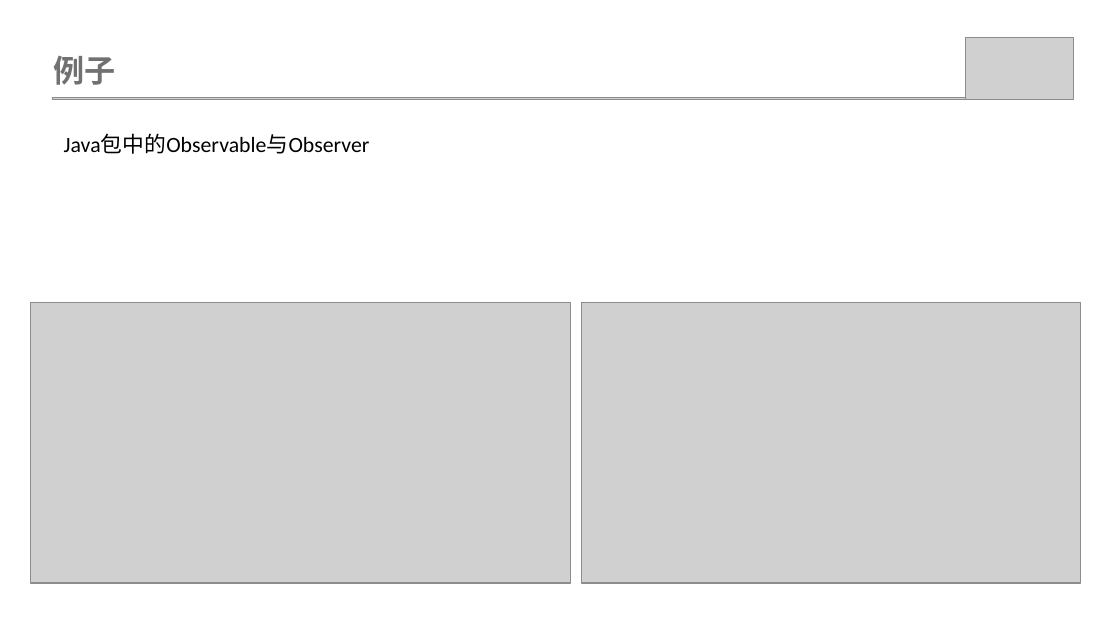
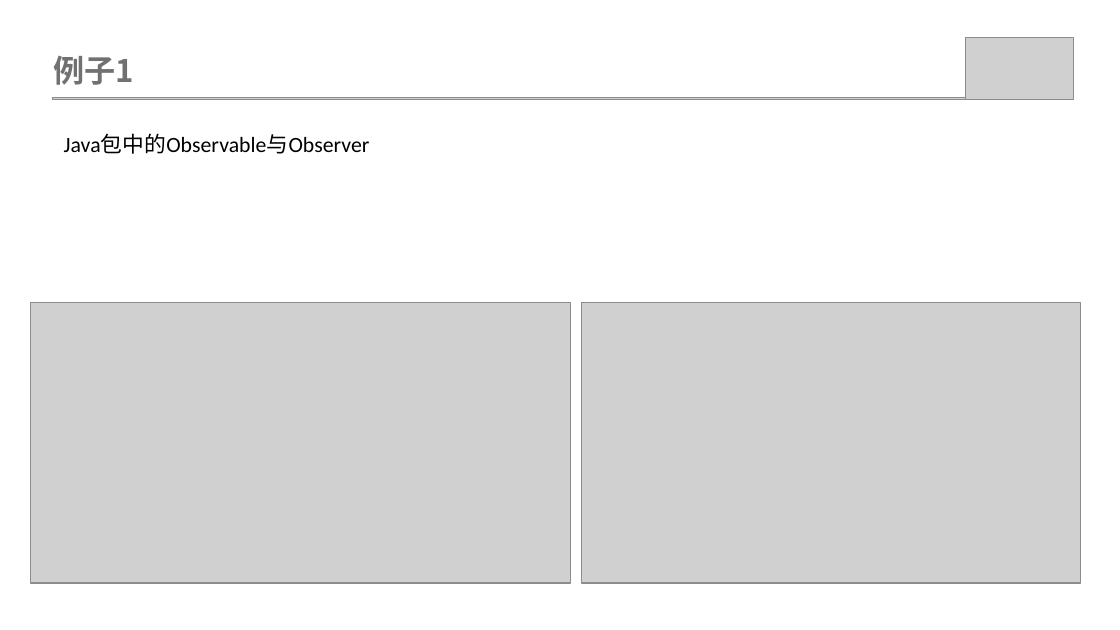
Before and after one commit to weiwangqiang/SharePPT, a slide deck: slide 7 of ObservableMode/观查者模式.pptx. Drawn at 1120x630 pixels with LibreOffice and Linux fonts; fonts in the diff are those of the drawing; grey boxes stand for pictures. Boxes give left, top, right and bottom in pixels: in the first picture for what was removed or moved away, otherwise in the second. Text is boxed around its words. In the diff, an @@ line names an element or a change of style, - is before the commit and + after.

```diff
--- a/ObservableMode/观查者模式.pptx
+++ b/ObservableMode/观查者模式.pptx
@@ text at <box>53,56,134,85</box>: text changed @@
-例子
+例子1
```
Also in this commit, not shown: 4 other slides changed, 8 other files.
